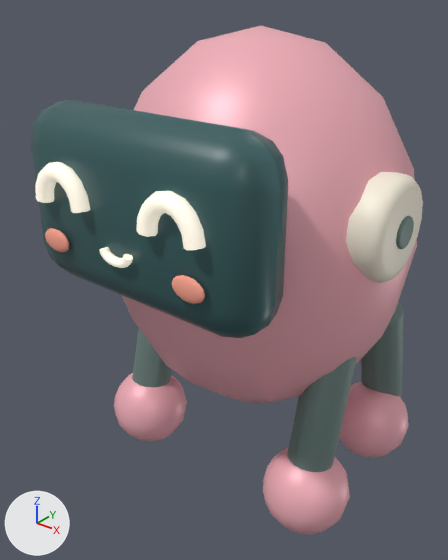
An edit to the Blender file art/blender/source/twonky.blend, drawn before and after from the same camera.
One viewpoint serves both versions: a 50 mm camera at (0.778, -1.091, 1.074) aimed at (-0.029, -0.083, 0.449). Lighting does not change. The marker at lower left points along +X, +Y and +Z. The first picture is the older version.

Before the edit, the objects in view are built like this:
```python
ob_robot_face_glow = bpy.data.objects.new('robot_face_glow', me_eye_l)
ob_robot_face_glow.parent = ob_robotroot
ob_robot_face_glow.location = (0.0, 0.0, 0.0)
ob_robot_pink_paint = bpy.data.objects.new('robot_pink_paint', me_sphere)
ob_robot_pink_paint.parent = ob_robotroot
ob_robot_pink_paint.location = (0.0, 0.0, 0.56)
ob_robot_screen = bpy.data.objects.new('robot_screen', me_cube)
ob_robot_screen.parent = ob_robotroot
ob_robot_screen.location = (0.0, -0.335, 0.69)
ob_robot_warm_cream = bpy.data.objects.new('robot_warm_cream', me_torus)
ob_robot_warm_cream.parent = ob_robotroot
ob_robot_warm_cream.location = (0.0, 0.0, 0.5)
ob_robot_warm_steel = bpy.data.objects.new('robot_warm_steel', me_cylinder_001)
ob_robot_warm_steel.parent = ob_robotroot
ob_robot_warm_steel.location = (-0.367, -0.04, 0.65)
ob_robot_warm_steel.rotation_euler = (0.0, 1.571, 0.0)  # degrees (0, 90, 0)
# also in view: 'robot_apricot_blush' at (0.0, -0.423, 0.62)
```
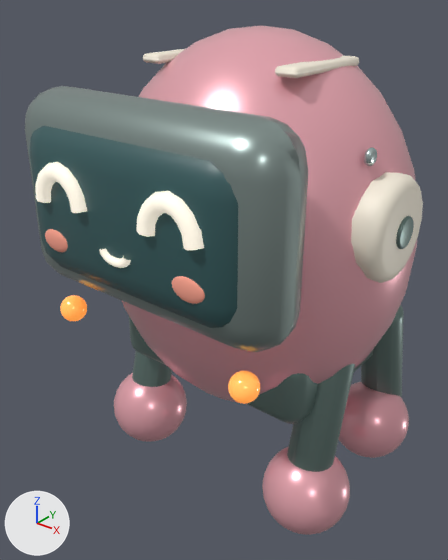
The change, as a diff of the scene's bpy script:
```diff
--- a/art/blender/source/twonky.blend.py
+++ b/art/blender/source/twonky.blend.py
@@ mat_pink_paint @@
 mat_pink_paint.metallic = 0.12
-mat_pink_paint.roughness = 0.44
+mat_pink_paint.roughness = 0.28
@@ me_sphere @@
 # used by ob_robot_pink_paint; parent = ob_robotroot; location = (0.0, 0.0, 0.56)
-me_sphere.from_pydata(...)  # 570 vertices, 640 faces; spans x -0.36..0.36, y -0.33..0.33, z -0.64..0.43
+me_sphere.from_pydata(...)  # 2410 vertices, 2560 faces; spans x -0.36..0.36, y -0.33..0.33, z -0.64..0.43
+# me_sphere part 1: 1840 vertices added at x -0.353..0.353, y -0.324..0.324, z -0.638..0.422
 me_sphere.materials.append(mat_pink_paint)
@@ me_torus @@
 # used by ob_robot_warm_cream; parent = ob_robotroot; location = (0.0, 0.0, 0.5)
-me_torus.from_pydata(...)  # 416 vertices, 388 faces; spans x -0.364..0.364, y -0.318..0.318, z -0.022..0.255
+me_torus.from_pydata(...)  # 784 vertices, 752 faces; spans x -0.364..0.364, y -0.318..0.318, z -0.022..0.438
+# me_torus part 2: a new loose piece of 152 vertices spanning x -0.187..-0.137, y -0.155..0.075, z 0.42..0.438, in mat_warm_cream (pale yellow #f9f1df)
+# me_torus part 3: a new loose piece of 152 vertices spanning x 0.137..0.187, y -0.155..0.075, z 0.42..0.438, in mat_warm_cream (pale yellow #f9f1df)
+# other edits to the shape of me_torus do not show in these pictures
 me_torus.materials.append(mat_warm_cream)
@@ me_cylinder_001 @@
 # used by ob_robot_warm_steel; parent = ob_robotroot; location = (-0.367, -0.04, 0.65); rotation_euler = (0.0, 1.571, 0.0), in degrees (0, 90, 0)
-me_cylinder_001.from_pydata(...)  # 1216 vertices, 1196 faces; spans x -0.032..0.663, y -0.154..0.354, z -0.004..0.738
+me_cylinder_001.from_pydata(...)  # 2144 vertices, 2080 faces; spans x -0.06..0.663, y -0.159..0.354, z -0.004..0.738
+# me_cylinder_001 part 4: a new loose piece of 152 vertices spanning x 0.27..0.43, y -0.159..0.319, z 0.112..0.622, in mat_warm_steel (greyish cyan #6f8681)
+# me_cylinder_001 part 5: 768 vertices removed from x -0.028..0.663, y -0.154..0.354, z -0.003..0.737; 1392 vertices added at x -0.031..0.663, y -0.154..0.354, z -0.004..0.738
+# other edits to the shape of me_cylinder_001 do not show in these pictures
 me_cylinder_001.materials.append(mat_warm_steel)
@@ me_cube @@
 # used by ob_robot_screen; parent = ob_robotroot; location = (0.0, -0.335, 0.69)
-me_cube.from_pydata(...)  # 96 vertices, 98 faces; spans x -0.28..0.28, y -0.08..0.08, z -0.18..0.18
+me_cube.from_pydata(...)  # 152 vertices, 150 faces; spans x -0.275..0.275, y -0.08..0.08, z -0.165..0.165
+# me_cube part 6: 96 vertices removed from x -0.28..0.28, y -0.08..0.08, z -0.18..0.18; 152 vertices added at x -0.275..0.275, y -0.08..0.08, z -0.165..0.165
 me_cube.materials.append(mat_screen)
@@ ob_robot_screen @@
 ob_robot_screen.parent = ob_robotroot
-ob_robot_screen.location = (0.0, -0.335, 0.69)
+ob_robot_screen.location = (0.0, -0.345, 0.69)
@@ ob_robot_machined_alloy @@
+ob_robot_machined_alloy = bpy.data.objects.new('robot_machined_alloy', me_cylinder_008)  # 1216 vertices, 1192 faces; spans x -0.327..0.017, y -0.017..0.017, z -0.007..0.61; in mat_machined_alloy (light grey #bacac8)
+ob_robot_machined_alloy.parent = ob_robotroot
+ob_robot_machined_alloy.location = (-0.302, -0.08, 0.48)
+ob_robot_machined_alloy.rotation_euler = (0.0, 1.571, 0.0)  # degrees (0, 90, 0)
@@ ob_robot_signal_glass @@
+ob_robot_signal_glass = bpy.data.objects.new('robot_signal_glass', me_sphere_007)  # a UV sphere (32 segments, 16 rings, poles along z) spanning x -0.029..0.029, y -0.029..0.029, z -0.029..0.029; a UV sphere (32 segments, 16 rings, poles along z) spanning x 0.441..0.499, y -0.029..0.029, z -0.029..0.029; in mat_signal_glass (orange #ffc86f, glowing orange #ff8b30)
+ob_robot_signal_glass.parent = ob_robotroot
+ob_robot_signal_glass.location = (-0.235, -0.355, 0.42)
@@ ob_robot_brushed_bezel @@
+ob_robot_brushed_bezel = bpy.data.objects.new('robot_brushed_bezel', me_cube_1)  # 152 vertices, 150 faces; spans x -0.31..0.31, y -0.08..0.08, z -0.2..0.2; in mat_brushed_bezel (grey #99aaa6)
+ob_robot_brushed_bezel.parent = ob_robotroot
+ob_robot_brushed_bezel.location = (0.0, -0.325, 0.69)
```

Boxes (x1, y1, x2, y2) around the edits, measured in the pictures (448 x 560 px; the box of a moved part takes in the faces that stretch with it):
'robot_pink_paint', surface changed, reshaped
    before: (114, 26, 417, 534)
    after: (114, 26, 417, 535)
'robot_screen', reshaped, moved
    before: (31, 99, 288, 338)
    after: (30, 126, 238, 328)
'robot_brushed_bezel', added
    after: (25, 86, 308, 352)
'robot_warm_steel', reshaped
    before: (132, 216, 414, 472)
    after: (129, 216, 414, 472)
'robot_warm_cream', reshaped
    before: (346, 172, 423, 283)
    after: (143, 49, 423, 283)
'robot_signal_glass', added
    after: (60, 295, 261, 404)
'robot_machined_alloy', added (mostly hidden)
    after: (364, 147, 377, 166)
part 1 of me_sphere, added (pink)
    after: (114, 26, 417, 535)
part 2 of me_torus, added
    after: (143, 49, 185, 64)
part 3 of me_torus, added (pale yellow)
    after: (275, 56, 359, 78)
part 4 of me_cylinder_001, added
    after: (129, 316, 374, 424)
part 5 of me_cylinder_001, moved or reshaped
    both: (132, 221, 407, 472)
